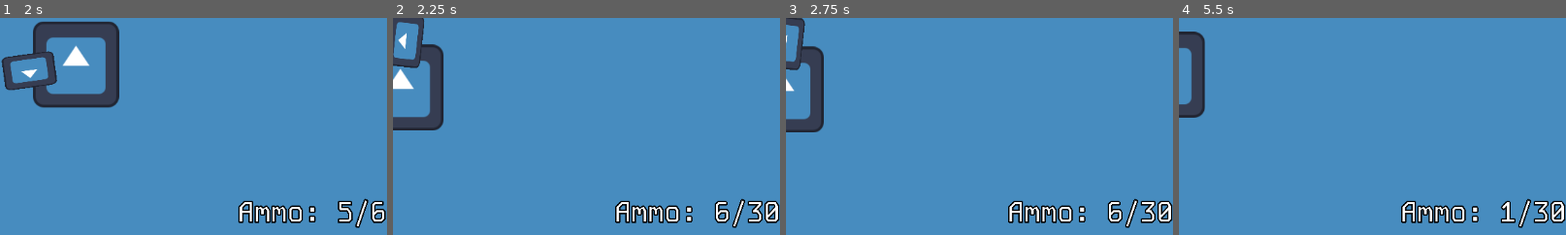
Above: before the commit, frames 1-4 (left to right).
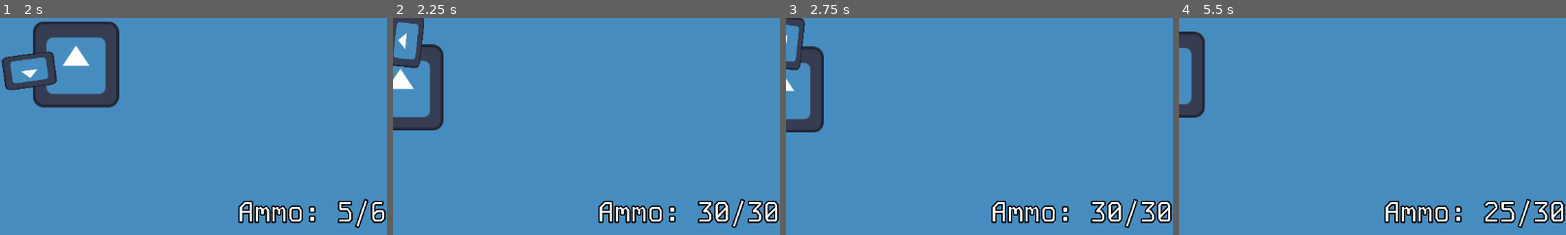
Above: after the commit, the same moments.

Repository: Shuflduf/MultiMurder
Game: Godot game, scene res://scenes/main.tscn
Same seed, same stepped clock (60 frames per second), same inputs: the game is played once before the commit and once after it. The engine's default icon, where the game draws it, is replaced by a stand-in: a white triangle on a blue panel in a dark square.
Inputs (mouse positions are % of the whole screen's width and height, from its top left):
- Up to frame 1 (2 s): tap Enter at 0.5 s; move the mouse to (72, 45) at 0.52 s; press the mouse at (72, 45) at 0.53 s; hold D (right) 0.53-1.28 s; move the mouse to (30, 55) at 1.27 s; release the mouse at (30, 55) at 1.28 s; hold S (down) from 1.28 s (still down); tap 1 (switch_1) at 1.35 s
- Up to frame 2 (2.25 s): move the mouse to (60, 28) at 2.02 s; release S (down) at 2.03 s; hold D (right) from 2.03 s (still down); hold 2 (switch_2) from 2.03 s (still down)
- Up to frame 3 (2.75 s): keep holding D (right); keep holding 2 (switch_2)
- Up to frame 4 (5.5 s): move the mouse to (45, 70) at 2.77 s; release D (right) at 2.78 s; release 2 (switch_2) at 2.78 s; hold W (up) 2.78-3.53 s; click (45, 70) at 2.85 s; move the mouse to (80, 65) at 3.52 s; hold 1 (switch_1) 3.53-4.28 s; hold A (left) 3.53-5.03 s; move the mouse to (20, 35) at 4.27 s; tap 2 (switch_2) at 4.35 s; move the mouse to (55, 50) at 5.02 s; press the mouse at (55, 50) at 5.03 s; hold S (down) from 5.03 s (still down)
The pictures show only the part of the screen within x 50-100%, y 45-94%; the shares and areas given below are measured in that part.

Frame 1 is identical in both runs. In frame 2, 2.2% of the frame differs, in the area x 52-100%, y 83-97%; in frame 3, 2.2%; in frame 4, 2.3%.

Commit message:
ak starts at proper ammo count

Diff:
--- a/scripts/guns/base_gun.gd
+++ b/scripts/guns/base_gun.gd
@@ -13,7 +13,7 @@
 @onready var spawner: SpawnerComponent = $barrel/SpawnerComponent
 
 var shoot_cooldown = fire_speed
-var ammo = clip:
+var ammo: int:
 	set(value):
 		ammo = value
 		fired.emit()
@@ -21,6 +21,7 @@
 signal fired
 
 func _ready() -> void:
+	ammo = clip
 	look_at(get_global_mouse_position())
 
 func _unhandled_input(event: InputEvent) -> void:
--- a/scripts/player.gd
+++ b/scripts/player.gd
@@ -39,7 +39,6 @@
 		weapon_index = 1
 
 func update_hud():
-	print(current_weapon)
 	hud.ammo = current_weapon.ammo
 	hud.clip = current_weapon.clip
 	hud.reserve = current_weapon.reserve
